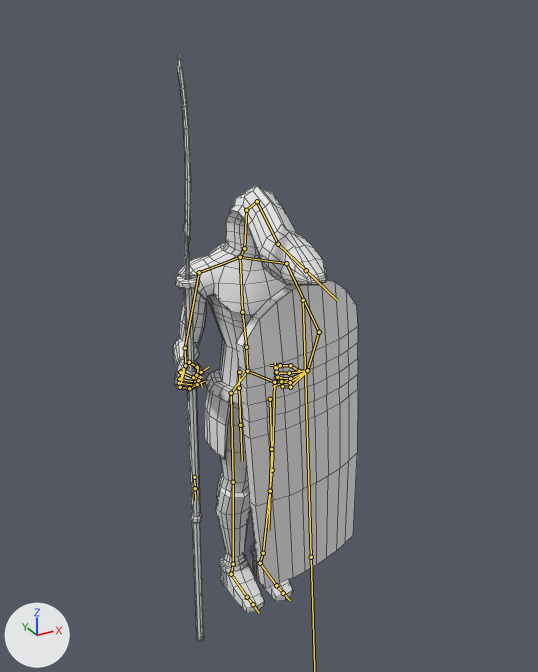
Before and after pictures for a commit that changed the FBX model Assets/Meshes/SnakeMan/SnakeMan.fbx.
The view is the same before and after, from a 50 mm lens placed at (-1.44, -2.83, 1.57), pointed at (0.02, -0.18, 0.25). The lights are fixed; the arrows at lower left show +X, +Y and +Z. Both versions are drawn at frame 15 of the action 'Armature|Idle'; the numbers are the values there. The bones that bend it are drawn over the model as lines. Mesh edges are drawn as thin lines.

Objects in the first picture: 'Snakeman'.
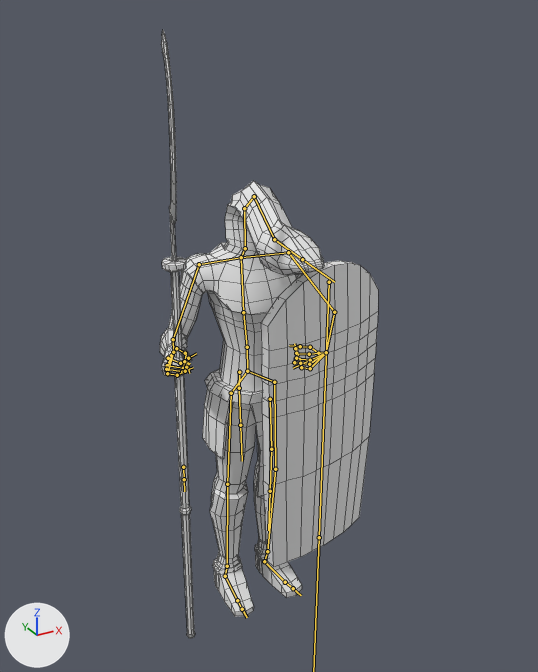
Boxes (x1, y1, x2, y2) around the edits, measured in the pictures (538 x 672 px):
'Snakeman', posed (18% wider): before (173, 54, 358, 641); after (160, 31, 378, 638)
bone 'Bone', root to tip: before (247, 371) to (246, 347); after (247, 371) to (247, 347)
bone 'Bone.001', root to tip: before (242, 312) to (240, 257); after (243, 312) to (241, 257)
bone 'Bone.004', root to tip: before (244, 248) to (246, 210); after (245, 248) to (244, 208)
bone 'Bone.006', root to tip: before (257, 201) to (278, 244); after (254, 196) to (274, 239)
bone 'Bone.007', root to tip: before (278, 244) to (306, 270); after (274, 239) to (302, 259)
bone 'Bone.008', root to tip: before (240, 257) to (199, 272); after (241, 257) to (199, 264)
bone 'Bone.044', root to tip: before (185, 365) to (180, 372); after (173, 352) to (168, 358)
bone 'Bone.047', root to tip: before (185, 365) to (180, 378); after (173, 352) to (167, 364)
bone 'Bone.053', root to tip: before (185, 365) to (180, 387); after (173, 352) to (167, 373)
bone 'Bone.009', root to tip: before (240, 257) to (286, 263); after (241, 257) to (288, 252)
bone 'Bone.013', root to tip: before (319, 332) to (307, 370); after (334, 312) to (326, 352)
bone 'Bone.026', root to tip: before (307, 370) to (299, 371); after (326, 352) to (318, 353)
bone 'Bone.029', root to tip: before (307, 370) to (289, 373); after (326, 352) to (309, 354)
bone 'Bone.032', root to tip: before (307, 370) to (272, 387); after (326, 352) to (293, 368)
bone 'Bone.035', root to tip: before (307, 370) to (290, 382); after (326, 352) to (309, 364)
bone 'Bone.038', root to tip: before (307, 370) to (290, 387); after (326, 352) to (310, 368)
bone 'Bone.016', root to tip: before (274, 382) to (272, 470); after (274, 382) to (275, 469)
bone 'Bone.018', root to tip: before (272, 470) to (263, 553); after (275, 469) to (267, 551)
bone 'Bone.022', root to tip: before (260, 563) to (276, 585); after (264, 561) to (285, 582)
bone 'Bone.017', root to tip: before (231, 393) to (233, 482); after (231, 393) to (227, 484)
bone 'Bone.019', root to tip: before (233, 482) to (233, 564); after (227, 484) to (227, 566)
bone 'Bone.023', root to tip: before (231, 574) to (247, 597); after (225, 576) to (237, 600)

Patch to the scene script:
```diff
--- a/Assets/Meshes/SnakeMan/SnakeMan.fbx.py
+++ b/Assets/Meshes/SnakeMan/SnakeMan.fbx.py
@@ bone_bone @@
 bone_bone = bpy.data.objects['Armature'].pose.bones['Bone']
-bone_bone.rotation_quaternion = (1.0, 0.0, 0.0, 0.0)  # degrees (0, 0, 0)
+bone_bone.rotation_quaternion = (1.0, 0.017, 0.0, 0.0)  # degrees (2, 0, 0)
@@ bone_bone_001 @@
 bone_bone_001 = bpy.data.objects['Armature'].pose.bones['Bone.001']  # child of 'Bone.002'
-bone_bone_001.rotation_quaternion = (1.0, 0.0, 0.0, 0.0)  # degrees (0, 0, 0)
+bone_bone_001.rotation_quaternion = (1.0, -0.025, 0.0, 0.0)  # degrees (-3, 0, 0)
@@ bone_bone_004 @@
 bone_bone_004 = bpy.data.objects['Armature'].pose.bones['Bone.004']  # child of 'Bone.003'
-bone_bone_004.rotation_quaternion = (1.0, 0.016, 0.0, 0.0)  # degrees (2, 0, 0)
+bone_bone_004.rotation_quaternion = (0.997, 0.075, 0.0, 0.0)  # degrees (9, 0, 0)
@@ bone_bone_006 @@
 bone_bone_006 = bpy.data.objects['Armature'].pose.bones['Bone.006']  # child of 'Bone.005'
-bone_bone_006.rotation_quaternion = (0.993, -0.118, 0.0, 0.0)  # degrees (-14, 0, 0)
+bone_bone_006.rotation_quaternion = (0.981, -0.194, 0.0, 0.0)  # degrees (-22, 0, 0)
@@ bone_bone_007 @@
 bone_bone_007 = bpy.data.objects['Armature'].pose.bones['Bone.007']  # child of 'Bone.006'
-bone_bone_007.rotation_quaternion = (0.996, 0.093, 0.0, 0.0)  # degrees (11, 0, 0)
+bone_bone_007.rotation_quaternion = (0.987, 0.162, 0.0, 0.0)  # degrees (19, 0, 0)
@@ bone_bone_008 @@
 bone_bone_008 = bpy.data.objects['Armature'].pose.bones['Bone.008']  # child of 'Bone.001'
-bone_bone_008.rotation_quaternion = (1.0, 0.004, 0.0, -0.001)  # degrees (0, 0, 0)
+bone_bone_008.rotation_quaternion = (0.996, 0.092, -0.01, 0.001)  # degrees (11, -1, 0)
@@ bone_bone_044 @@
 bone_bone_044 = bpy.data.objects['Armature'].pose.bones['Bone.044']  # child of 'Bone.012'
-bone_bone_044.rotation_quaternion = (0.997, 0.004, 0.065, -0.032)  # degrees (0, 7, -4)
+bone_bone_044.rotation_quaternion = (0.989, -0.038, 0.135, -0.052)  # degrees (-5, 15, -7)
@@ bone_bone_047 @@
 bone_bone_047 = bpy.data.objects['Armature'].pose.bones['Bone.047']  # child of 'Bone.012'
-bone_bone_047.rotation_quaternion = (0.997, 0.014, 0.07, -0.011)  # degrees (1, 8, -1)
+bone_bone_047.rotation_quaternion = (0.989, -0.014, 0.141, -0.048)  # degrees (-2, 16, -6)
@@ bone_bone_053 @@
 bone_bone_053 = bpy.data.objects['Armature'].pose.bones['Bone.053']  # child of 'Bone.012'
-bone_bone_053.rotation_quaternion = (0.997, -0.001, 0.072, -0.002)  # degrees (0, 8, 0)
+bone_bone_053.rotation_quaternion = (0.989, 0.012, 0.141, -0.051)  # degrees (1, 16, -6)
@@ bone_bone_009 @@
 bone_bone_009 = bpy.data.objects['Armature'].pose.bones['Bone.009']  # child of 'Bone.001'
-bone_bone_009.rotation_quaternion = (0.996, -0.034, 0.0, -0.077)  # degrees (-4, 0, -9)
+bone_bone_009.rotation_quaternion = (0.993, 0.083, 0.022, -0.076)  # degrees (9, 3, -8)
@@ bone_bone_013 @@
 bone_bone_013 = bpy.data.objects['Armature'].pose.bones['Bone.013']  # child of 'Bone.011'
-bone_bone_013.rotation_quaternion = (0.868, -0.373, 0.05, 0.324)  # degrees (-41, 19, 34)
+bone_bone_013.rotation_quaternion = (0.848, -0.395, 0.011, 0.353)  # degrees (-44, 17, 38)
@@ bone_bone_026 @@
 bone_bone_026 = bpy.data.objects['Armature'].pose.bones['Bone.026']  # child of 'Bone.013'
-bone_bone_026.rotation_quaternion = (0.993, 0.112, -0.022, -0.002)  # degrees (13, -3, 0)
+bone_bone_026.rotation_quaternion = (0.983, 0.165, -0.083, 0.016)  # degrees (19, -10, 0)
@@ bone_bone_029 @@
 bone_bone_029 = bpy.data.objects['Armature'].pose.bones['Bone.029']  # child of 'Bone.013'
-bone_bone_029.rotation_quaternion = (0.928, 0.167, -0.02, -0.333)  # degrees (19, 4, -39)
+bone_bone_029.rotation_quaternion = (0.911, 0.207, -0.091, -0.346)  # degrees (26, -1, -42)
@@ bone_bone_032 @@
 bone_bone_032 = bpy.data.objects['Armature'].pose.bones['Bone.032']  # child of 'Bone.013'
-bone_bone_032.rotation_quaternion = (0.927, -0.154, 0.006, -0.342)  # degrees (-17, -5, -40)
+bone_bone_032.rotation_quaternion = (0.911, -0.154, -0.068, -0.377)  # degrees (-14, -14, -43)
@@ bone_bone_035 @@
 bone_bone_035 = bpy.data.objects['Armature'].pose.bones['Bone.035']  # child of 'Bone.013'
-bone_bone_035.rotation_quaternion = (0.928, -0.369, 0.05, -0.034)  # degrees (-44, 4, -6)
+bone_bone_035.rotation_quaternion = (0.91, -0.411, -0.019, -0.046)  # degrees (-48, -4, -4)
@@ bone_bone_038 @@
 bone_bone_038 = bpy.data.objects['Armature'].pose.bones['Bone.038']  # child of 'Bone.013'
-bone_bone_038.rotation_quaternion = (0.928, -0.367, 0.069, 0.001)  # degrees (-43, 7, -3)
+bone_bone_038.rotation_quaternion = (0.911, -0.413, 0.001, 0.003)  # degrees (-49, 0, 0)
@@ bone_bone_016 @@
 bone_bone_016 = bpy.data.objects['Armature'].pose.bones['Bone.016']  # child of 'Bone.014'
-bone_bone_016.rotation_quaternion = (1.0, 0.0, 0.0, 0.0)  # degrees (0, 0, 0)
+bone_bone_016.rotation_quaternion = (1.0, 0.0, -0.001, -0.02)  # degrees (0, 0, -2)
@@ bone_bone_018 @@
 bone_bone_018 = bpy.data.objects['Armature'].pose.bones['Bone.018']  # child of 'Bone.016'
-bone_bone_018.rotation_quaternion = (1.0, 0.0, 0.0, 0.0)  # degrees (0, 0, 0)
+bone_bone_018.rotation_quaternion = (1.0, 0.0, 0.001, 0.013)  # degrees (0, 0, 1)
@@ bone_bone_022 @@
 bone_bone_022 = bpy.data.objects['Armature'].pose.bones['Bone.022']  # child of 'Bone.020'
-bone_bone_022.rotation_quaternion = (1.0, 0.0, 0.0, 0.0)  # degrees (0, 0, 0)
+bone_bone_022.rotation_quaternion = (0.998, -0.001, -0.003, 0.063)  # degrees (0, 0, 7)
@@ bone_bone_017 @@
 bone_bone_017 = bpy.data.objects['Armature'].pose.bones['Bone.017']  # child of 'Bone.015'
-bone_bone_017.rotation_quaternion = (1.0, 0.0, 0.0, 0.0)  # degrees (0, 0, 0)
+bone_bone_017.rotation_quaternion = (1.0, 0.0, 0.001, 0.03)  # degrees (0, 0, 3)
@@ bone_bone_019 @@
 bone_bone_019 = bpy.data.objects['Armature'].pose.bones['Bone.019']  # child of 'Bone.017'
-bone_bone_019.rotation_quaternion = (1.0, 0.0, 0.0, 0.0)  # degrees (0, 0, 0)
+bone_bone_019.rotation_quaternion = (1.0, 0.0, -0.003, -0.024)  # degrees (0, 0, -3)
@@ bone_bone_023 @@
 bone_bone_023 = bpy.data.objects['Armature'].pose.bones['Bone.023']  # child of 'Bone.021'
-bone_bone_023.rotation_quaternion = (1.0, 0.0, 0.0, 0.0)  # degrees (0, 0, 0)
+bone_bone_023.rotation_quaternion = (0.999, 0.0, 0.002, -0.05)  # degrees (0, 0, -6)
```
